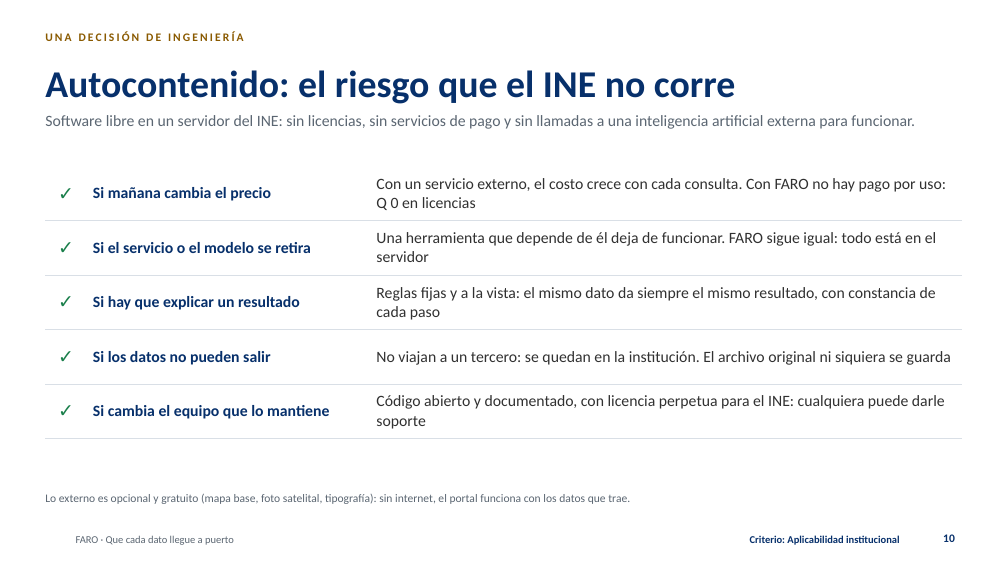
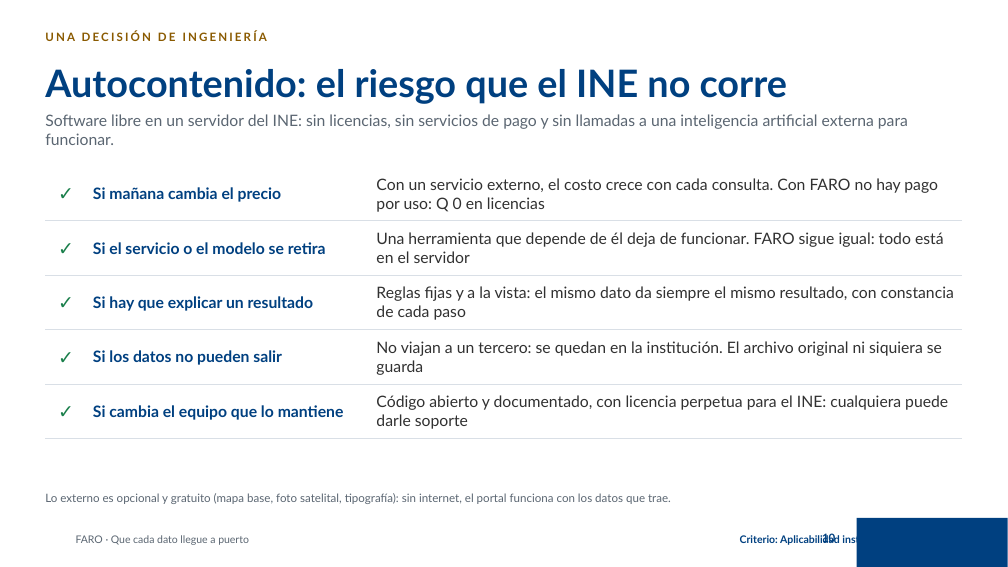
Before and after one commit to tono88/faro-ine-2026, a slide deck: slide 10 of entregables/FARO-presentacion.pptx. Drawn at 1008x567 pixels with LibreOffice and Linux fonts; fonts in the diff are those of the drawing; background and template pictures are left out. Boxes give left, top, right and bottom in pixels: in the first picture for what was removed or moved away, otherwise in the second. Text is boxed around its words. In the diff, an @@ line names an element or a change of style, - is before the commit and + after.

```diff
--- a/entregables/FARO-presentacion.pptx
+++ b/entregables/FARO-presentacion.pptx
@@ table at <box>45,166,963,433</box> @@
@@ font Calibri to Lato @@
@@ text colour #07306B to #004080 in "Si mañana cambia el precio", "Si el servicio o el modelo se ...", "Si hay que explicar un resultado", "Si los datos no pueden salir" and 1 more places @@
@@ font Calibri to Lato in 4 elements at <box>45,114,908,145</box>, <box>45,31,267,41</box>, <box>45,493,671,504</box>, <box>76,535,249,545</box> @@
@@ font Calibri to Lato, text colour #07306B to #004080 in 3 elements at <box>45,69,787,104</box>, <box>740,534,840,545</box>, <box>822,533,835,546</box> @@
@@ page number: place and size @@
-page number at <box>943,534,955,542</box>
+page number at <box>822,533,835,546</box>
@@ rectangle added at <box>857,518,1008,567</box>, fill #004080 @@
```
Also in this commit, not shown: 15 other slides changed, 53 other files.
